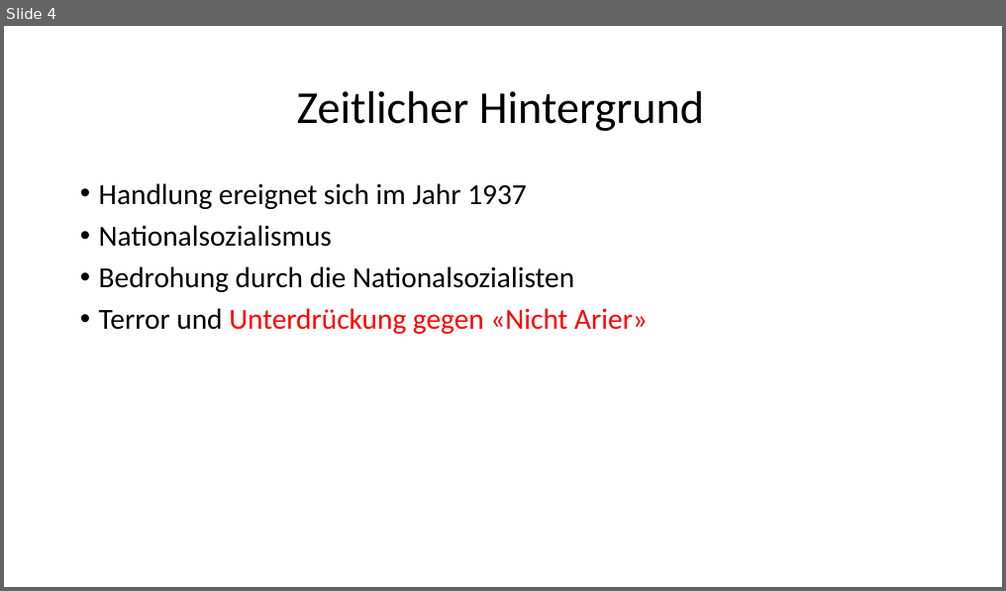
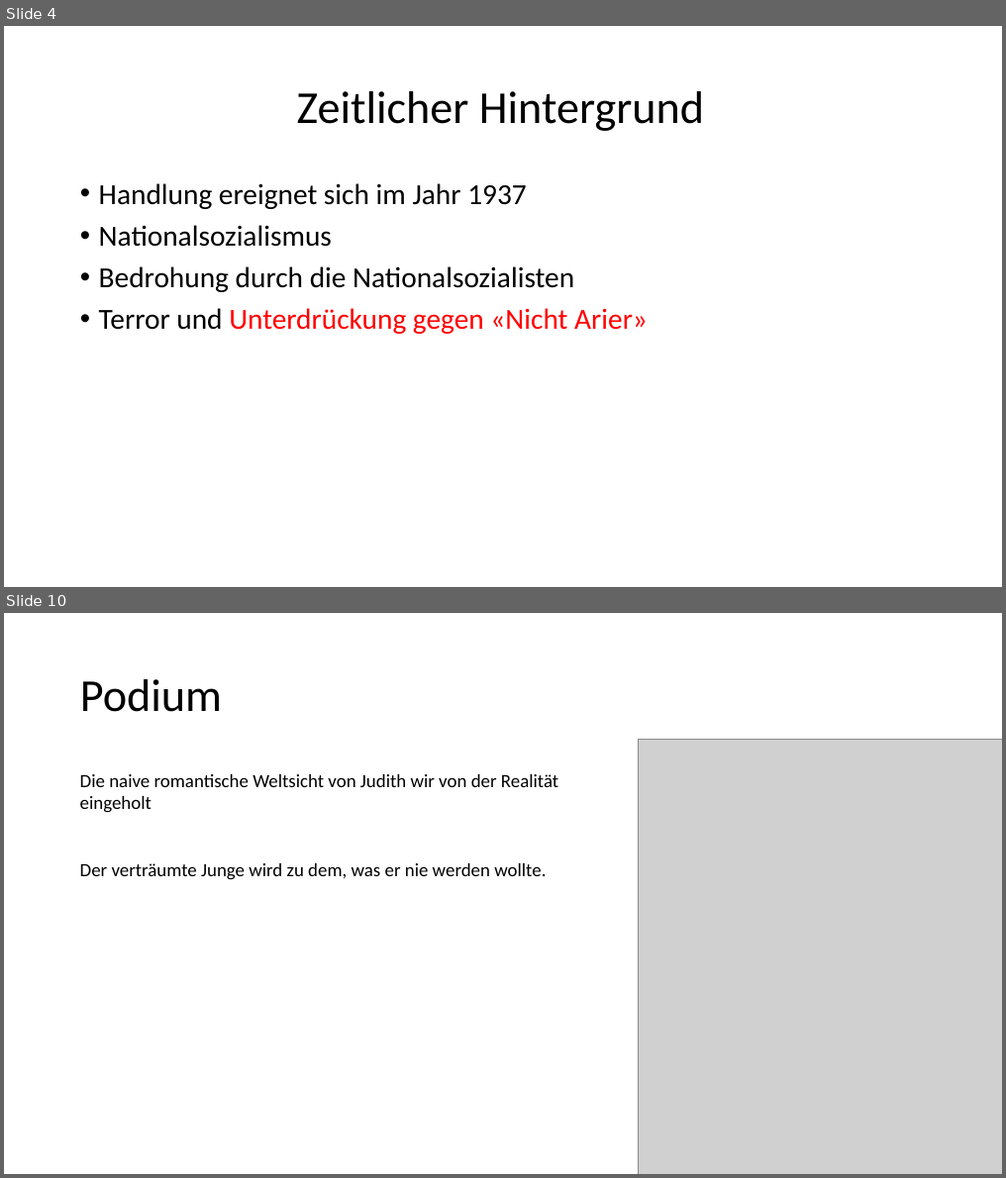
Before and after one commit to prulex9778/Deutsch-Vortrag, a slide deck: Powerpoint.pptx. Shown one above the other, each under a label of ours: slide 4 before the commit, slides 4 and 10 after it; the slides between them are not shown. The pictures are 1006x591 and 1006x1178 pixels, drawn with LibreOffice and Linux fonts; fonts in the diff are those of the drawing; grey boxes stand for pictures. Boxes give left, top, right and bottom in pixels: in the first picture for what was removed or moved away, otherwise in the second. Text is boxed around its words. In the diff, an @@ line names an element or a change of style, - is before the commit and + after.

```diff
--- a/Powerpoint.pptx
+++ b/Powerpoint.pptx
@@ slide 10 added at (x1=4, y1=613, x2=1002, y2=1174), background #FFFFFF @@
@@ title added at (x1=80, y1=679, x2=222, y2=712), 44 pt, text #000000 @@
+Podium
@@ picture added at (x1=638, y1=739, x2=1002, y2=1174) @@
@@ text added at (x1=80, y1=774, x2=558, y2=880), 18 pt, text #000000 @@
+Die naive romantische Weltsicht von Judith wir von der Realität eingeholt
+Der verträumte Junge wird zu dem, was er nie werden wollte.
```
Also in this commit, not shown: 6 other slides added, 2 slides removed.
